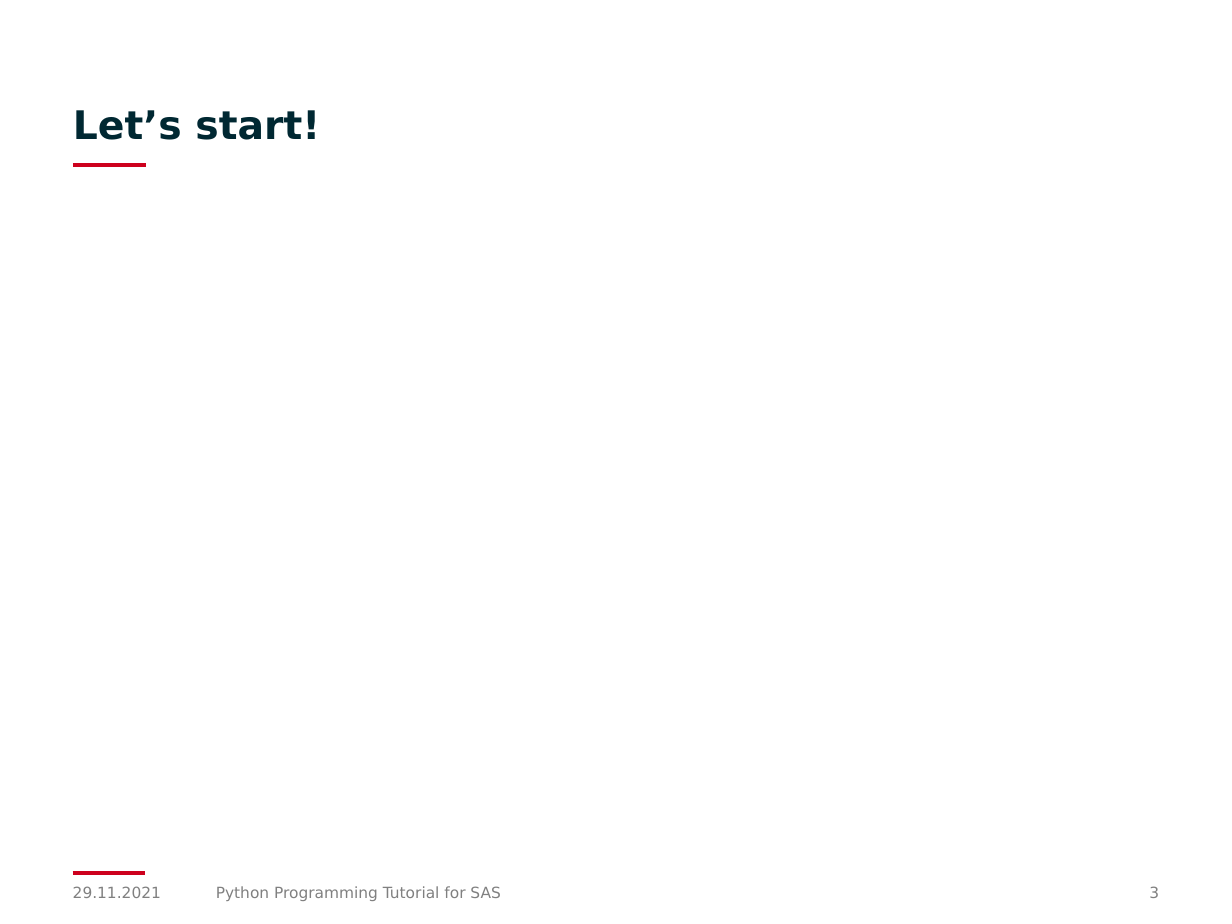
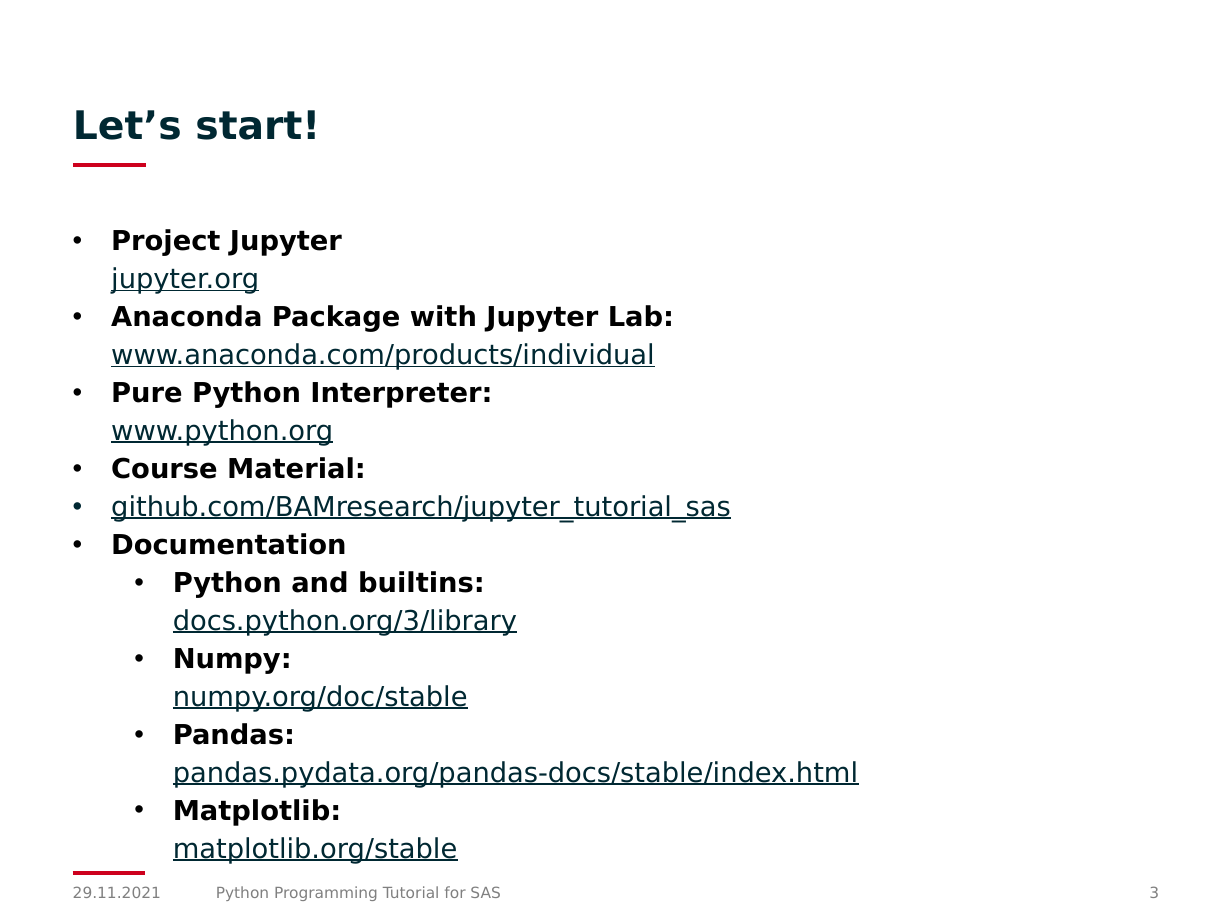
Before and after one commit to BAMresearch/jupyter_tutorial_sas, a slide deck: slide 3 of Programming Tutorial.pptx. Drawn at 1232x924 pixels with LibreOffice and Linux fonts; fonts in the diff are those of the drawing; background and template pictures are left out. Boxes give left, top, right and bottom in pixels: in the first picture for what was removed or moved away, otherwise in the second. Text is boxed around its words. In the diff, an @@ line names an element or a change of style, - is before the commit and + after.

```diff
--- a/Programming Tutorial.pptx
+++ b/Programming Tutorial.pptx
@@ text added at (111, 229, 858, 864), 16 pt, text #002832, underline @@
+• Project Jupyter
+  jupyter.org
+• Anaconda Package with Jupyter Lab:
+  www.anaconda.com/products/individual
+• Pure Python Interpreter:
+  www.python.org
+• Course Material:
+• github.com/BAMresearch/jupyter_tutorial_sas
+• Documentation
+  • Python and builtins:
+    docs.python.org/3/library
+  • Numpy:
+    numpy.org/doc/stable
+  • Pandas:
+    pandas.pydata.org/pandas-docs/stable/index.html
+  • Matplotlib:
+    matplotlib.org/stable
```
Also in this commit, not shown: 3 other slides changed.
